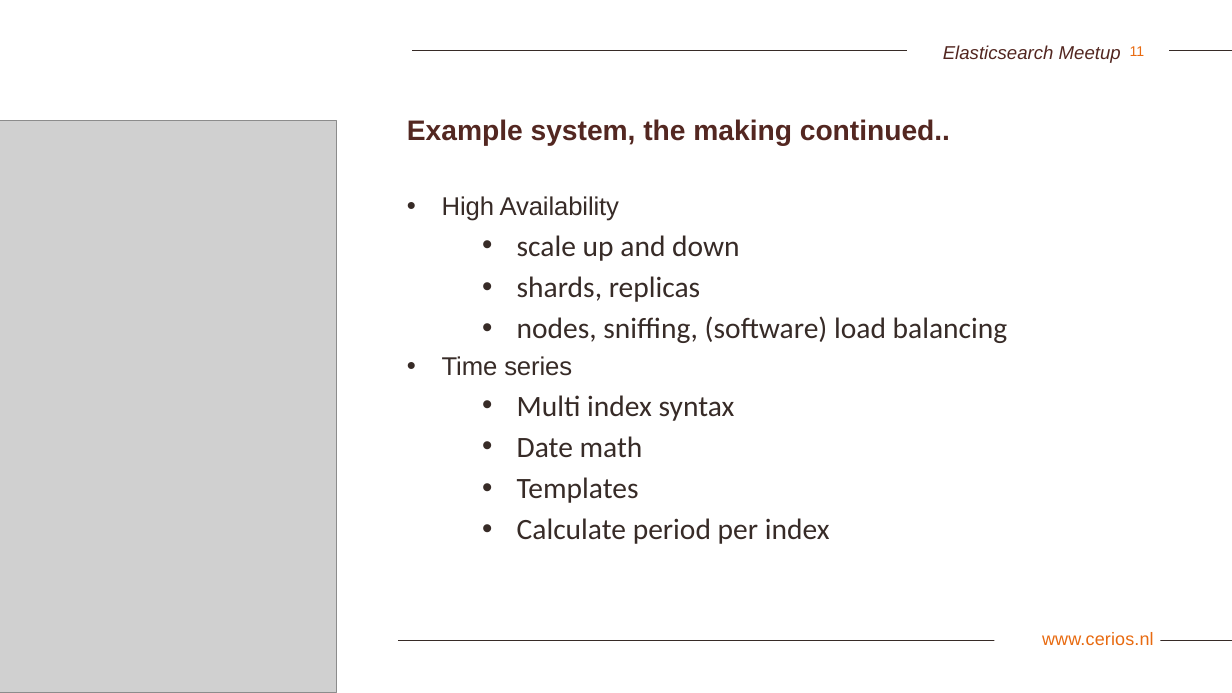
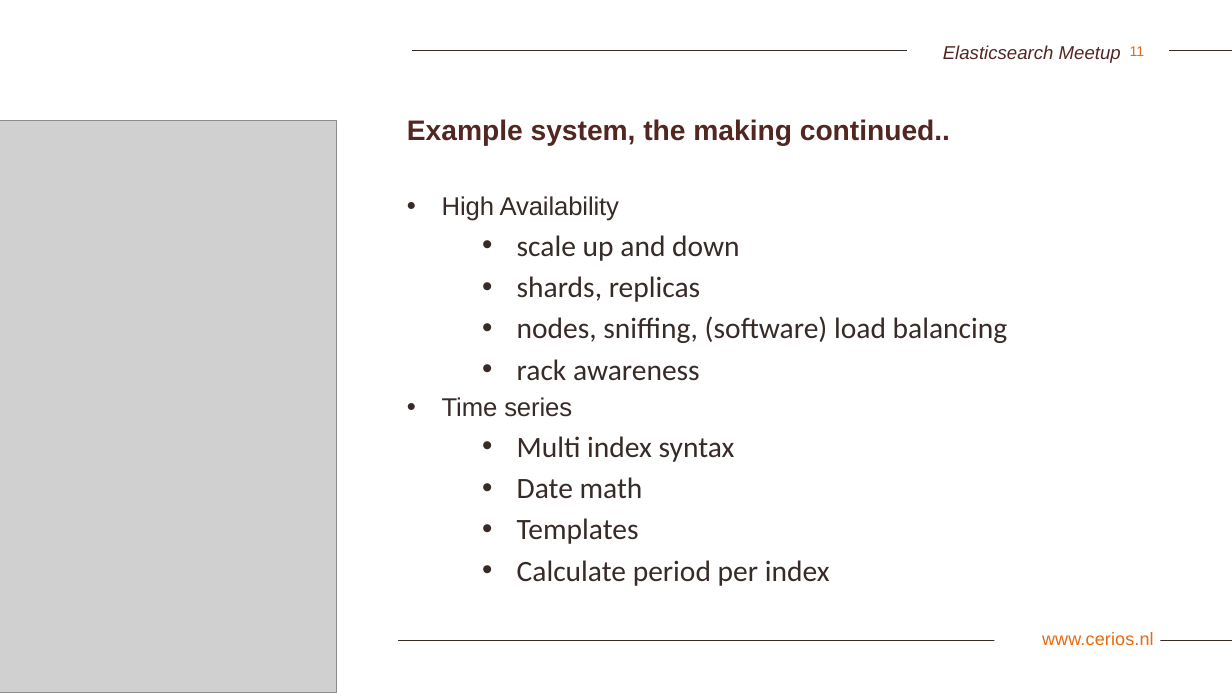
Before and after one commit to rpbouw/es-meetup, a slide deck: slide 11 of presentation/Elasticsearch-meetup-2019-03.pptx. Drawn at 1232x693 pixels with LibreOffice and Linux fonts; fonts in the diff are those of the drawing; grey boxes stand for pictures; background and template pictures are left out. Boxes give left, top, right and bottom in pixels: in the first picture for what was removed or moved away, otherwise in the second. Text is boxed around its words. In the diff, an @@ line names an element or a change of style, - is before the commit and + after.

Commit message:
updated ppt

```diff
--- a/presentation/Elasticsearch-meetup-2019-03.pptx
+++ b/presentation/Elasticsearch-meetup-2019-03.pptx
@@ text at (x1=517, y1=359, x2=700, y2=381): paragraph added @@
+  • rack awareness
```
